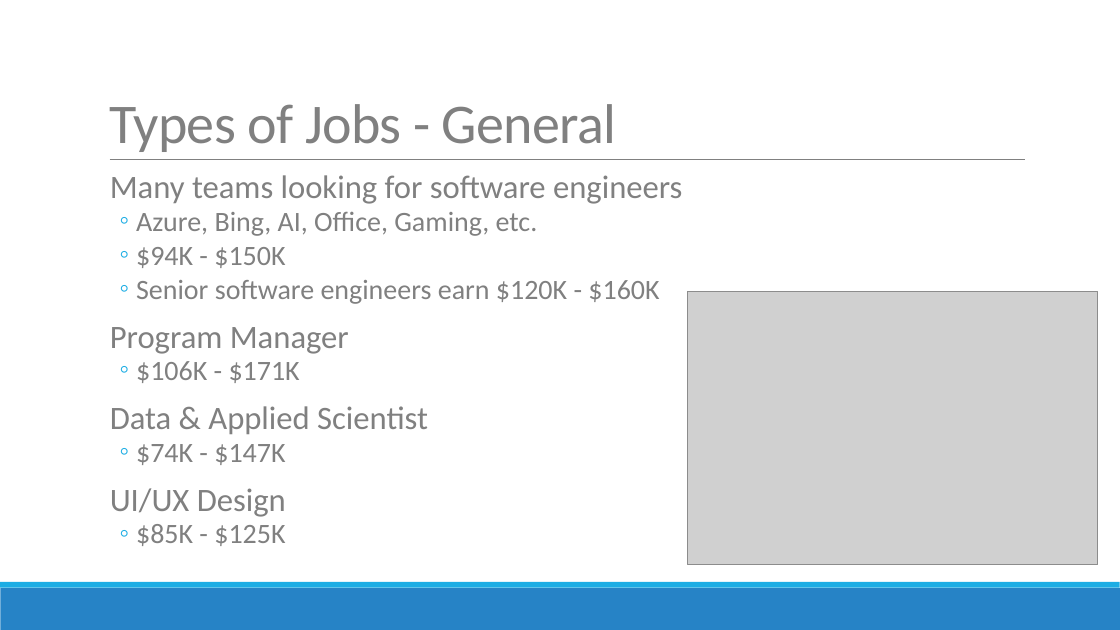
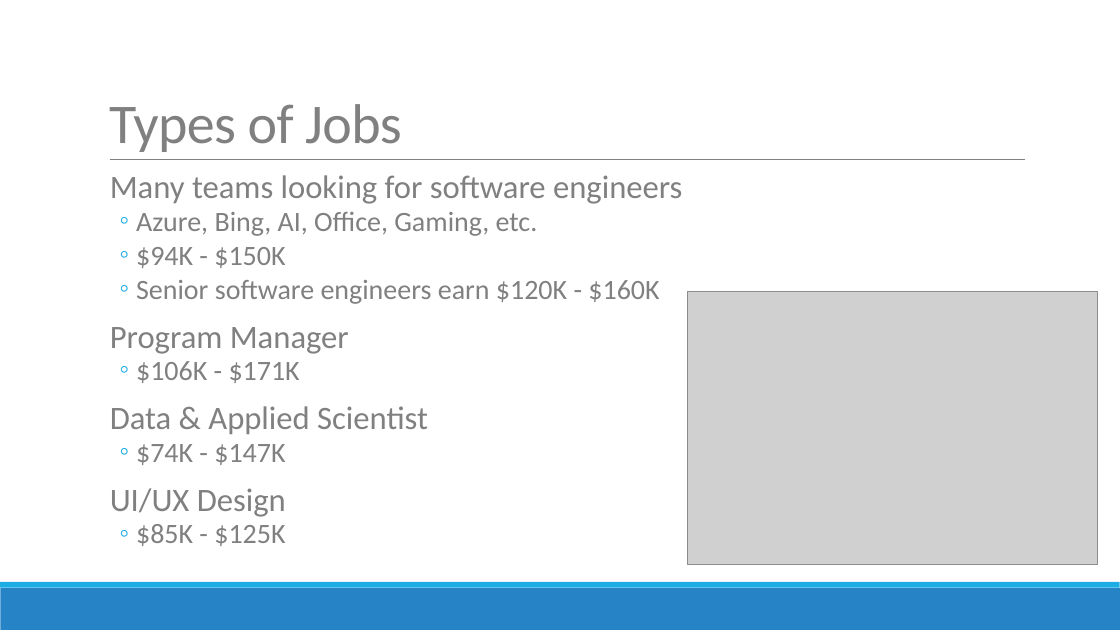
Before and after one commit to deepti-ramani/class-work, a slide deck: slide 3 of GameCareer_Microsoft.pptx. Drawn at 1120x630 pixels with LibreOffice and Linux fonts; fonts in the diff are those of the drawing; grey boxes stand for pictures. Boxes give left, top, right and bottom in pixels: in the first picture for what was removed or moved away, otherwise in the second. Text is boxed around its words. In the diff, an @@ line names an element or a change of style, - is before the commit and + after.

```diff
--- a/GameCareer_Microsoft.pptx
+++ b/GameCareer_Microsoft.pptx
@@ title at (x1=109, y1=104, x2=402, y2=152): text changed @@
-Types of Jobs - General
+Types of Jobs
```
Also in this commit, not shown: 4 other slides changed, 1 slide added.
